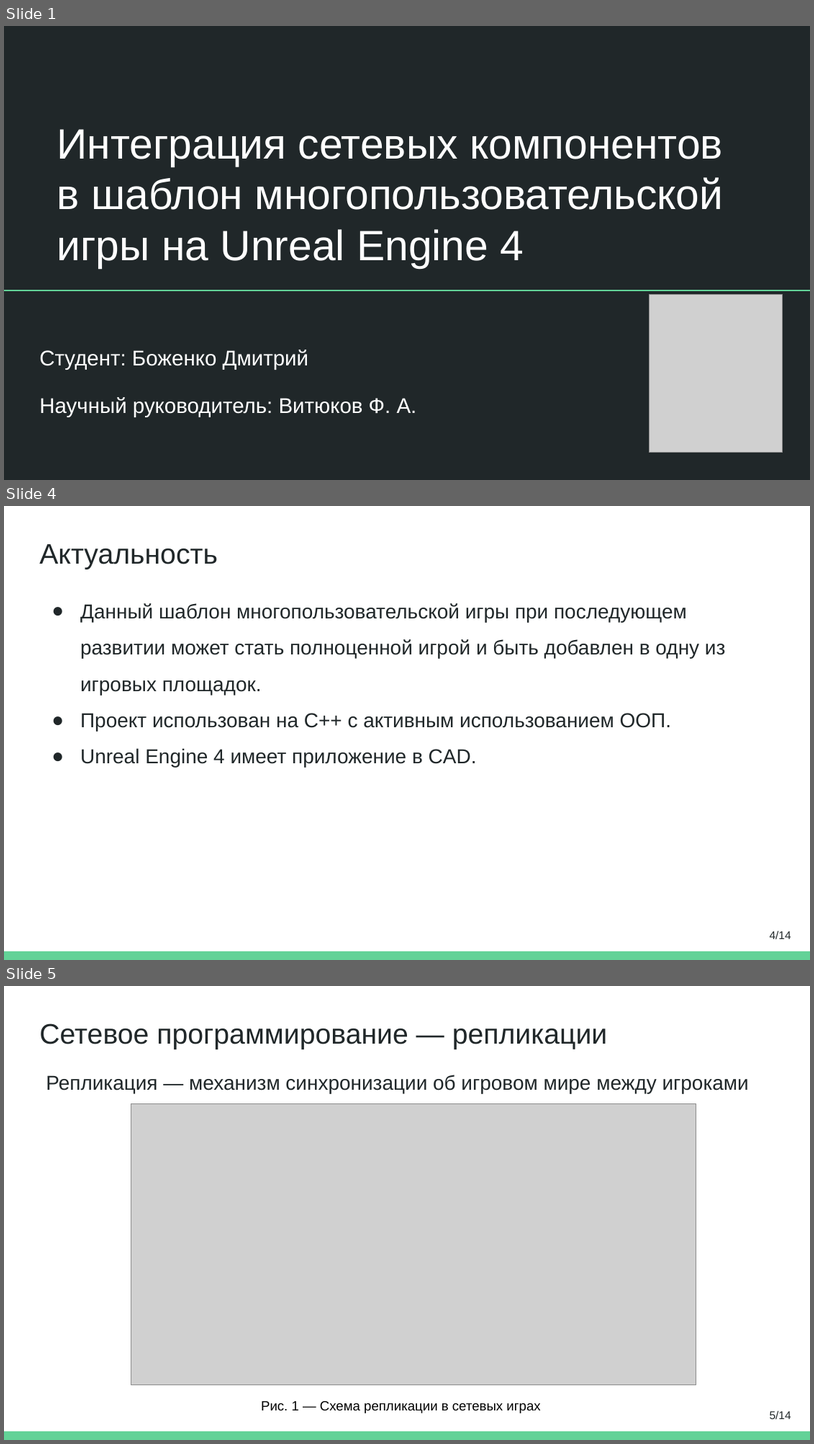
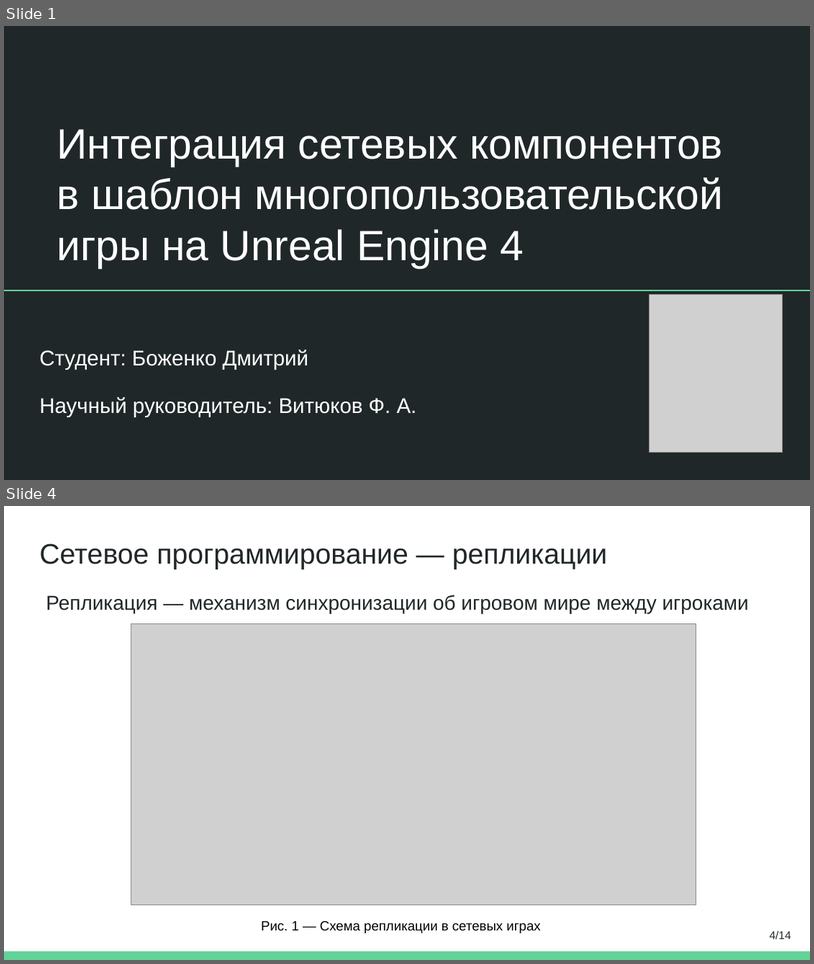
Before and after one commit to youngB0rrov/bmstu_doc, a slide deck: MMAPS/presentation/Интеграция_сетевых_компонентов_в_шаблон_многопользовательской_игры_.pptx. Shown one above the other, each under a label of ours: slides 1, 4 and 5 before the commit, slides 1 and 4 after it; the slides between them are not shown. The pictures are 814x1444 and 814x964 pixels, drawn with LibreOffice and Linux fonts; fonts in the diff are those of the drawing; grey boxes stand for pictures. Boxes give left, top, right and bottom in pixels: in the first picture for what was removed or moved away, otherwise in the second. Text is boxed around its words. In the diff, an @@ line names an element or a change of style, - is before the commit and + after.

```diff
--- a/MMAPS/presentation/Интеграция_сетевых_компонентов_в_шаблон_многопользовательской_игры_.pptx
+++ b/MMAPS/presentation/Интеграция_сетевых_компонентов_в_шаблон_многопользовательской_игры_.pptx
@@ slide 4 removed at bbox=[4, 506, 810, 960], background #FFFFFF; not listed: 1 template element that a slide beside it also shows @@
@@ title removed at bbox=[39, 544, 218, 569] @@
-Актуальность
@@ text removed at bbox=[80, 603, 725, 767] @@
-● Данный шаблон многопользовательской игры при последующем развитии может стать полноценной игрой и быть добавлен в одну из игровых площадок.
-● Проект использован на С++ с активным использованием ООП.
-● Unreal Engine 4 имеет приложение в CAD.
@@ page number removed at bbox=[770, 930, 792, 939] @@
-4/14
@@ what was slide 5 is now slide 4 @@
@@ page number at bbox=[770, 930, 792, 939]: text changed @@
-5/14
+4/14
```
Also in this commit, not shown: 5 slides changed.
